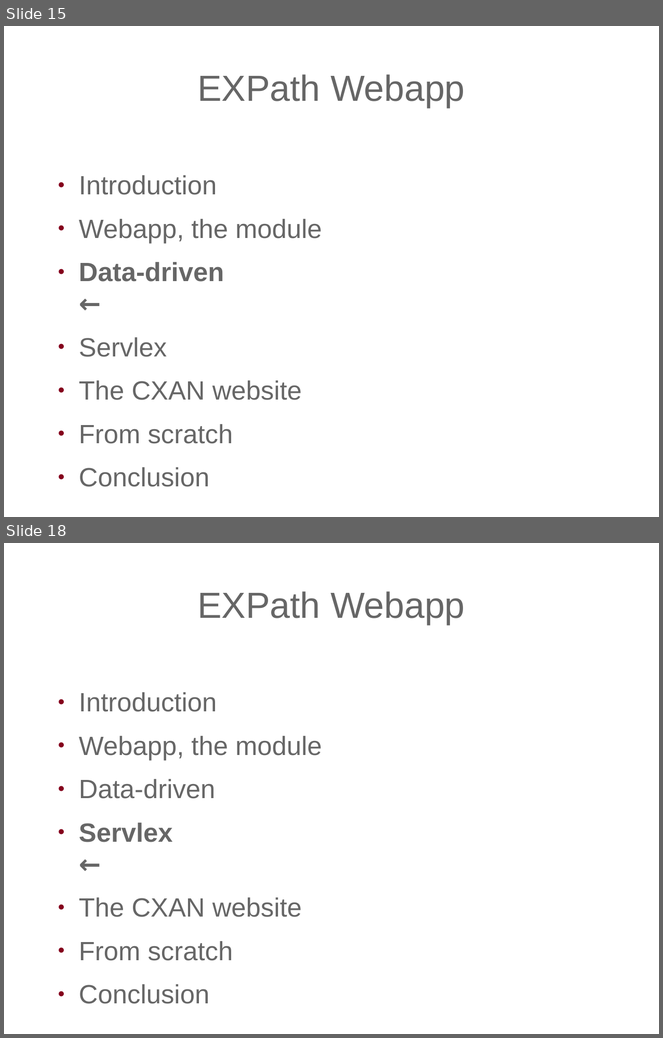
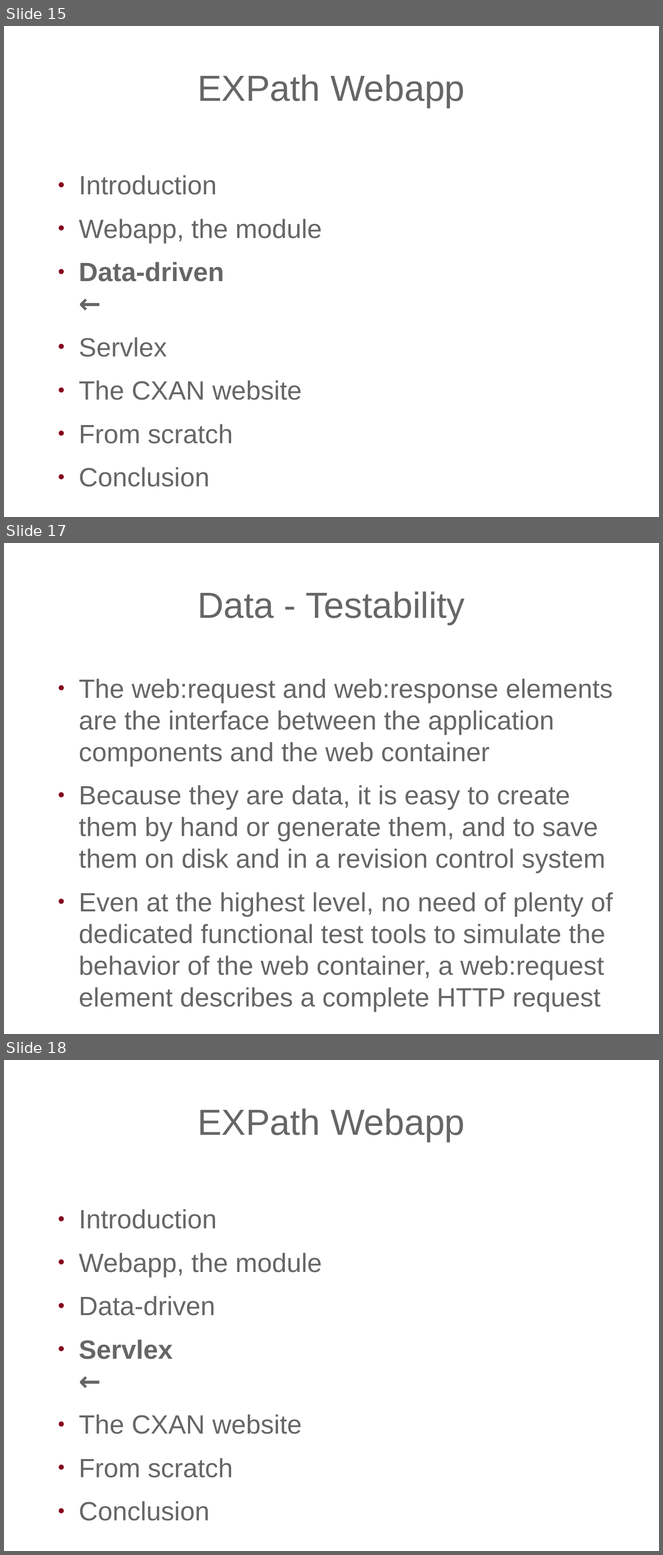
Before and after one commit to expath/expath-www, a slide deck: misc/2011-prague/presentation/fgeorges-servlex.odp. Shown one above the other, each under a label of ours: slides 15 and 18 before the commit, slides 15, 17 and 18 after it; the slides between them are not shown. The pictures are 663x1038 and 663x1555 pixels, drawn with LibreOffice and Linux fonts; fonts in the diff are those of the drawing; background and template pictures are left out. Boxes give left, top, right and bottom in pixels: in the first picture for what was removed or moved away, otherwise in the second. Text is boxed around its words. In the diff, an @@ line names an element or a change of style, - is before the commit and + after.

```diff
--- a/misc/2011-prague/presentation/fgeorges-servlex.odp
+++ b/misc/2011-prague/presentation/fgeorges-servlex.odp
@@ slide 17 added at [4, 543, 659, 1034], background picture (left out) @@
@@ title added at [197, 591, 465, 625], 44 pt, text #666666 @@
+Data - Testability
@@ text added at [79, 679, 613, 1012], 32 pt, text #666666 @@
+● The web:request and web:response elements are the interface between the application components and the web container
+● Because they are data, it is easy to create them by hand or generate them, and to save them on disk and in a revision control system
+● Even at the highest level, no need of plenty of dedicated functional test tools to simulate the behavior of the web container, a web:request element describes a complete HTTP request
```
Also in this commit, not shown: 3 slides changed, 1 slide removed.
